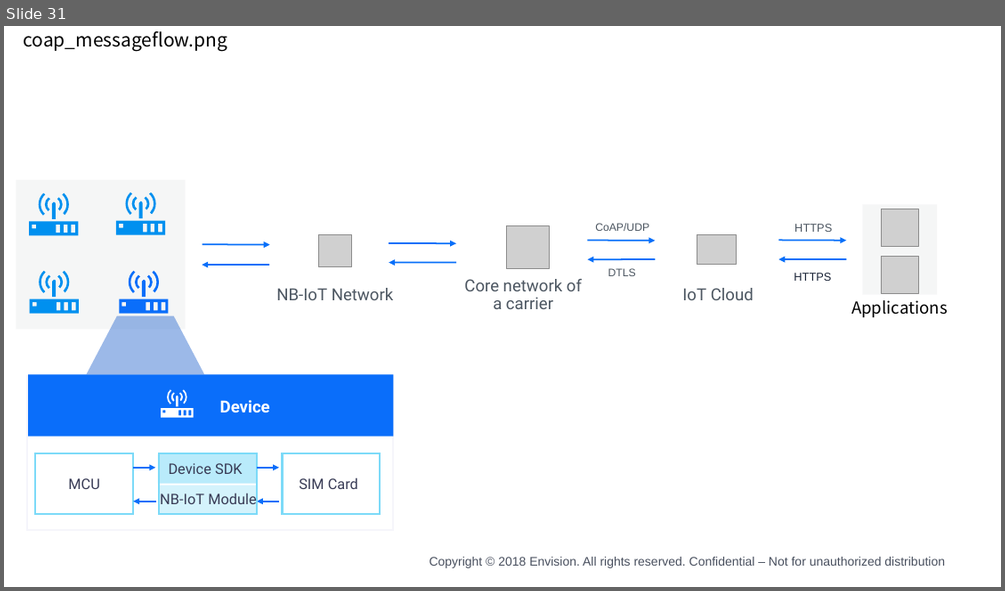
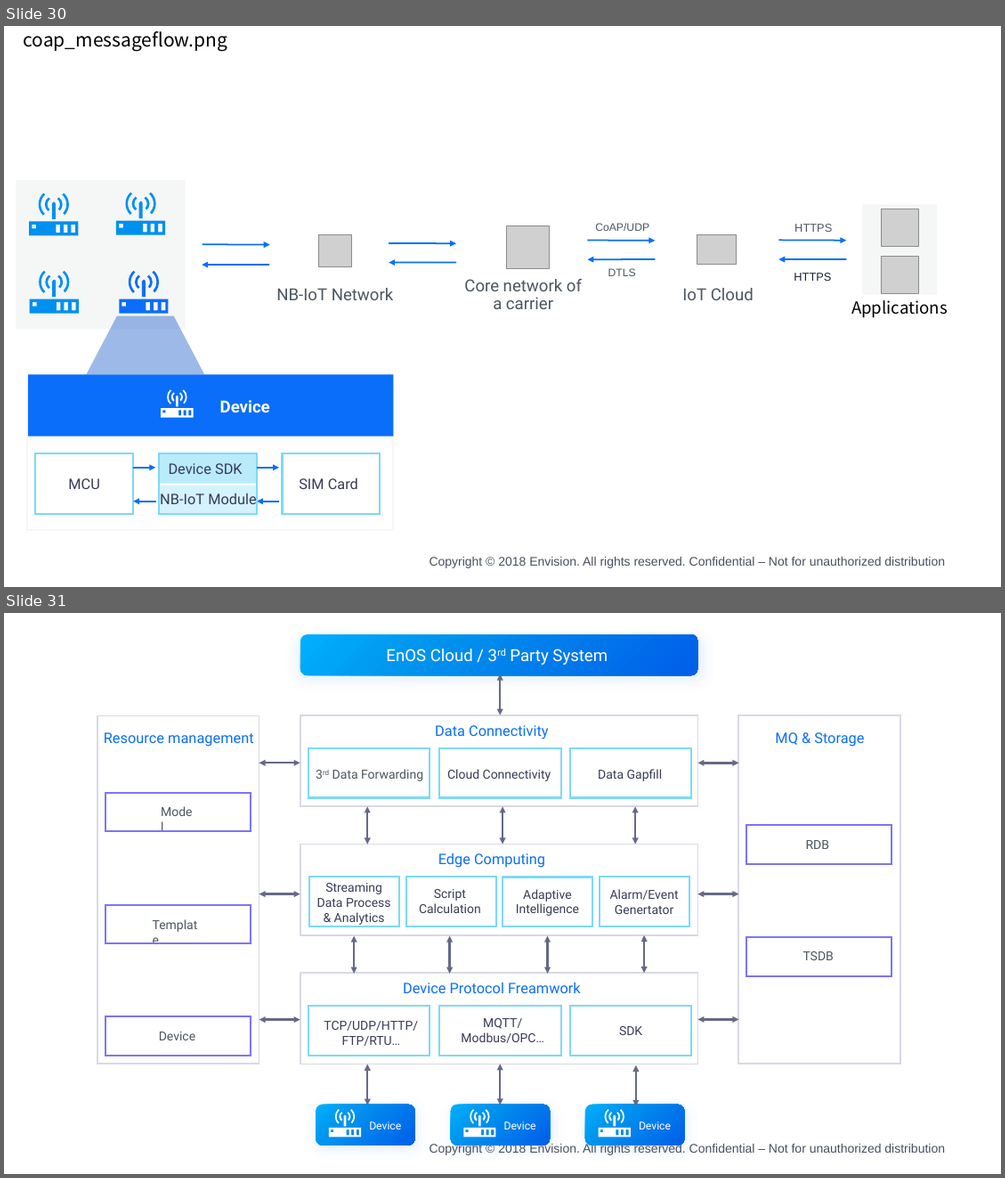
Before and after one commit to kikuchiyo/device_connection_en, a slide deck: media/device_en.pptx. Shown one above the other, each under a label of ours: slide 31 before the commit, slides 30 and 31 after it. The pictures are 1005x591 and 1005x1178 pixels, drawn with LibreOffice and Linux fonts; fonts in the diff are those of the drawing; grey boxes stand for pictures; background and template pictures are left out. Boxes give left, top, right and bottom in pixels: in the first picture for what was removed or moved away, otherwise in the second. Text is boxed around its words. In the diff, an @@ line names an element or a change of style, - is before the commit and + after.

```diff
--- a/media/device_en.pptx
+++ b/media/device_en.pptx
@@ slide 31 added at (4,613,1001,1174), background #FFFFFF; not listed: 1 template element that a slide beside it also shows @@
@@ group added at (97,634,900,1145): 24 texts, 20 rectangles, 17 double arrows, 4 rounded rectangles, 3 freeform shapes @@
+3rd Data Forwarding
+Cloud Connectivity
+Data Gapfill
+Data Connectivity
+Streaming Data Process & Analytics
+Script Calculation
+Adaptive Intelligence
+Edge Computing
+Alarm/Event Genertator
+TCP/UDP/HTTP/FTP/RTU…
+MQTT/Modbus/OPC…
+SDK
+Device Protocol Freamwork
+EnOS Cloud / 3rd Party System
+Device
+Model
+Template
+Device
+Resource management
+RDB
+TSDB
+MQ & Storage
+Device
+Device
@@ what was slide 31 is now slide 30 @@
```
Also in this commit, not shown: 1 slide removed, 8 other files.
